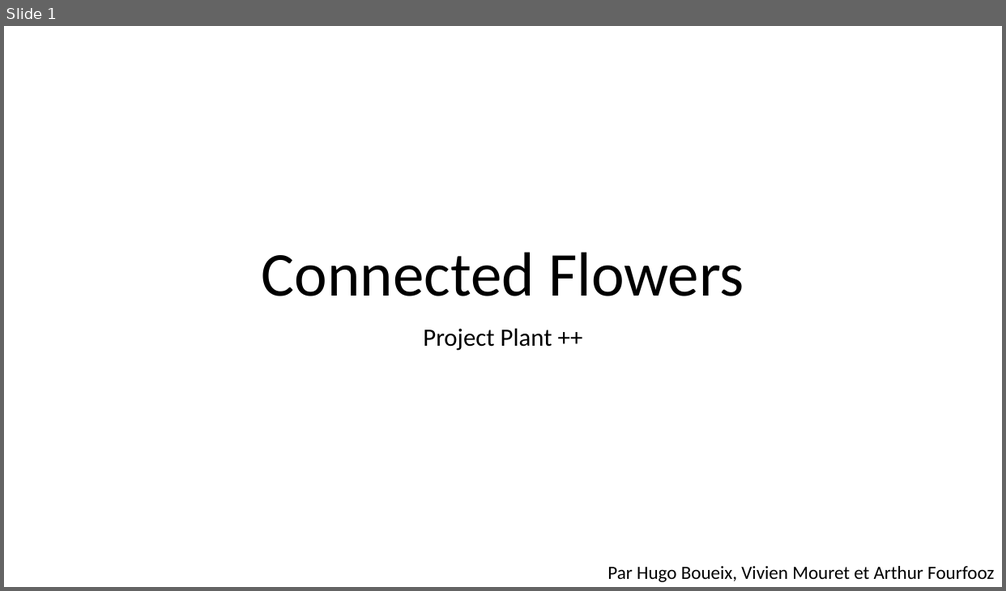
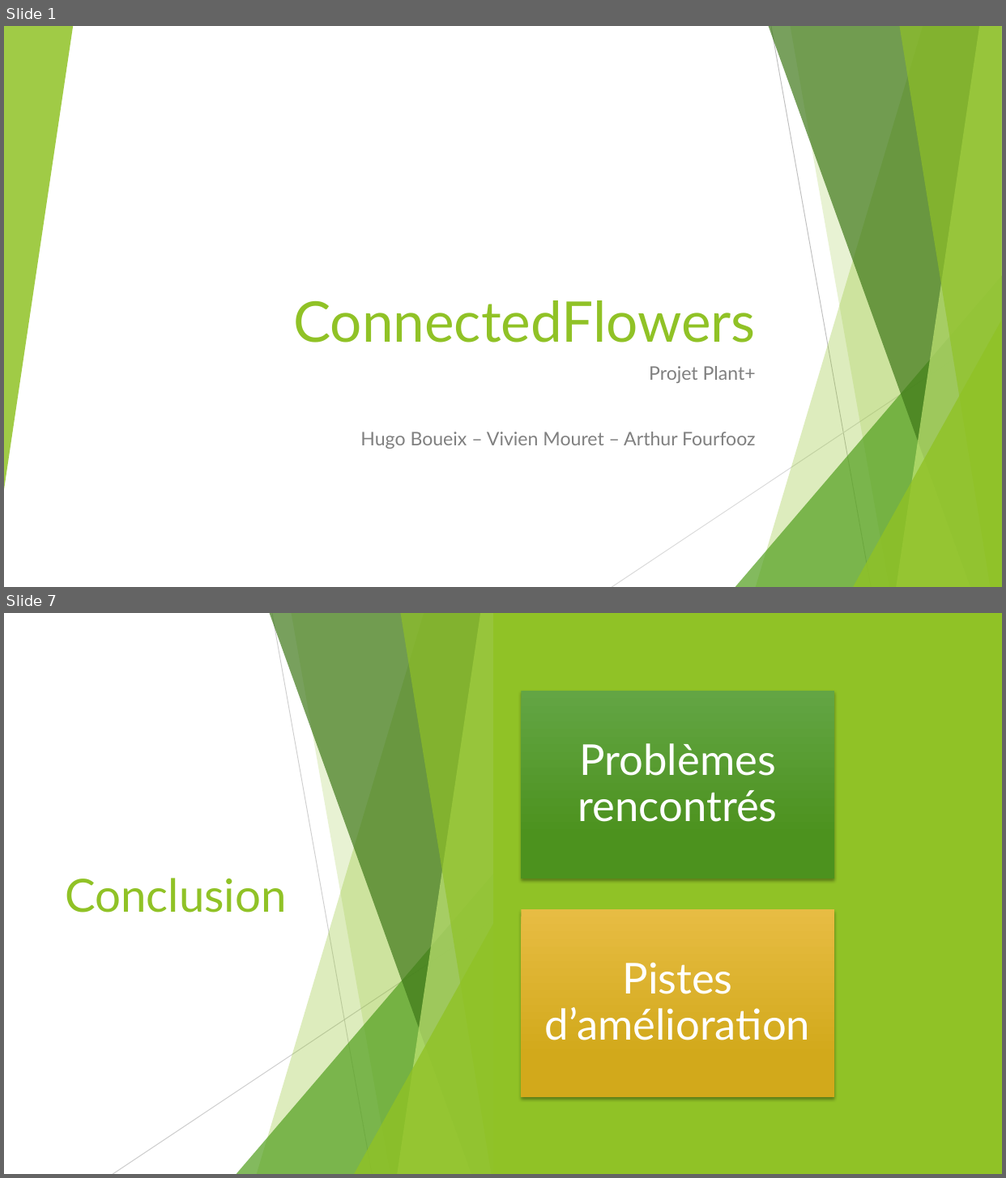
Before and after one commit to hboueix/ConnectedFlowers, a slide deck: Plant+.pptx. Shown one above the other, each under a label of ours: slide 1 before the commit, slides 1 and 7 after it; the slides between them are not shown. The pictures are 1006x591 and 1006x1178 pixels, drawn with LibreOffice and Linux fonts; fonts in the diff are those of the drawing. Boxes give left, top, right and bottom in pixels: in the first picture for what was removed or moved away, otherwise in the second. Text is boxed around its words. In the diff, an @@ line names an element or a change of style, - is before the commit and + after.

```diff
--- a/Plant+.pptx
+++ b/Plant+.pptx
@@ slide 7 added at [4, 613, 1002, 1174], background #FFFFFF; not listed: 9 template elements that a slide beside it also shows @@
@@ rectangle added at [4, 613, 1002, 1174], fill #FFFFFF @@
@@ rectangle added at [493, 613, 1002, 1174], fill #90C226 @@
@@ title added at [65, 878, 287, 913], 44 pt, text #90C226 @@
+Conclusion
@@ group added at [113, 613, 503, 1174]: 5 freeform shapes, 2 lines, 2 triangles @@
@@ triangle added at [4, 942, 40, 1174], fill #90C226 at 85% opacity @@
@@ group added at [522, 691, 834, 1098]: 2 rectangles, 2 texts @@
+Problèmes rencontrés
+Pistes d’amélioration
@@ slide 1 changed as well @@
@@ group added at [4, 26, 1002, 587]: 5 freeform shapes, 3 triangles, 2 lines @@
@@ title at [293, 301, 756, 343]: text changed; size 60 to 54 pt; font Calibri to Lato; text colour #000000 to #90C226 @@
-Connected Flowers
+ConnectedFlowers
@@ subtitle at [360, 366, 756, 449]: text changed; size 24 to 18 pt; font Calibri to Lato; text colour #000000 to #808080 @@
-Project Plant ++
+Projet Plant+
+Hugo Boueix – Vivien Mouret – Arthur Fourfooz
@@ text removed at [607, 566, 994, 582] @@
-Par Hugo Boueix, Vivien Mouret et Arthur Fourfooz
```
Also in this commit, not shown: 1 other slide changed, 4 other slides added, 5 slides removed, 1 other file.
